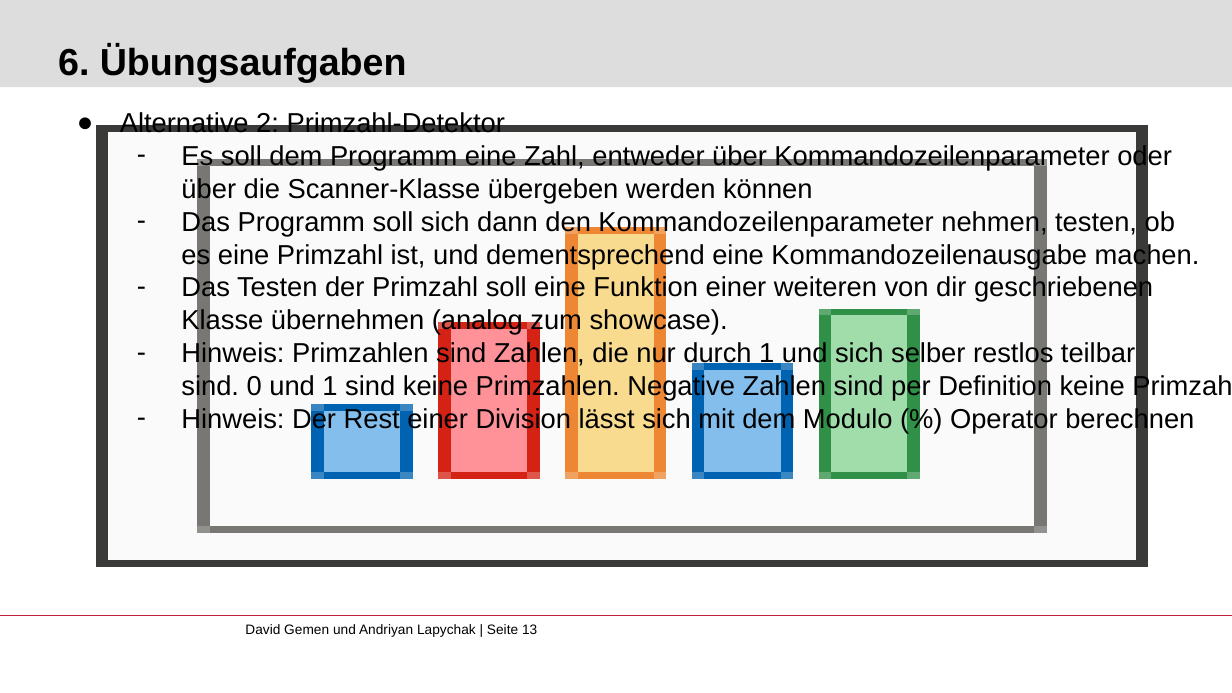
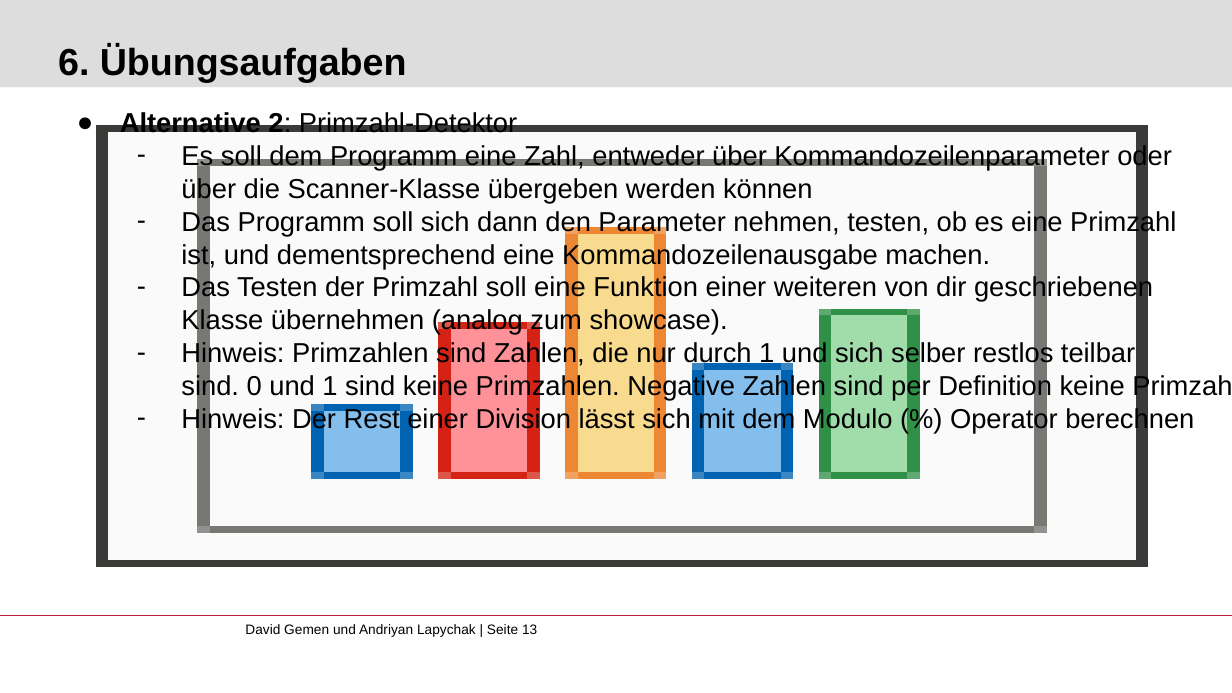
Before and after one commit to gemdav/Programmieren-1-Tutorium, a slide deck: slide 13 of slides/04_functions_classes_packages.pptx. Drawn at 1232x693 pixels with LibreOffice and Linux fonts; fonts in the diff are those of the drawing; background and template pictures are left out. Boxes give left, top, right and bottom in pixels: in the first picture for what was removed or moved away, otherwise in the second. Text is boxed around its words. In the diff, an @@ line names an element or a change of style, - is before the commit and + after.

```diff
--- a/slides/04_functions_classes_packages.pptx
+++ b/slides/04_functions_classes_packages.pptx
@@ text at (x1=120, y1=112, x2=517, y2=133): bold on in "Alternative 2:" @@
@@ text at (x1=181, y1=210, x2=1176, y2=269): text changed @@
-  – Das Programm soll sich dann den Kommandozeilenparameter nehmen, testen, ob es eine Primzahl ist, und dementsprechend eine Kommandozeilenausgabe machen.
+  – Das Programm soll sich dann den Parameter nehmen, testen, ob es eine Primzahl ist, und dementsprechend eine Kommandozeilenausgabe machen.
```
Also in this commit, not shown: 4 other slides changed, 2 other files.
